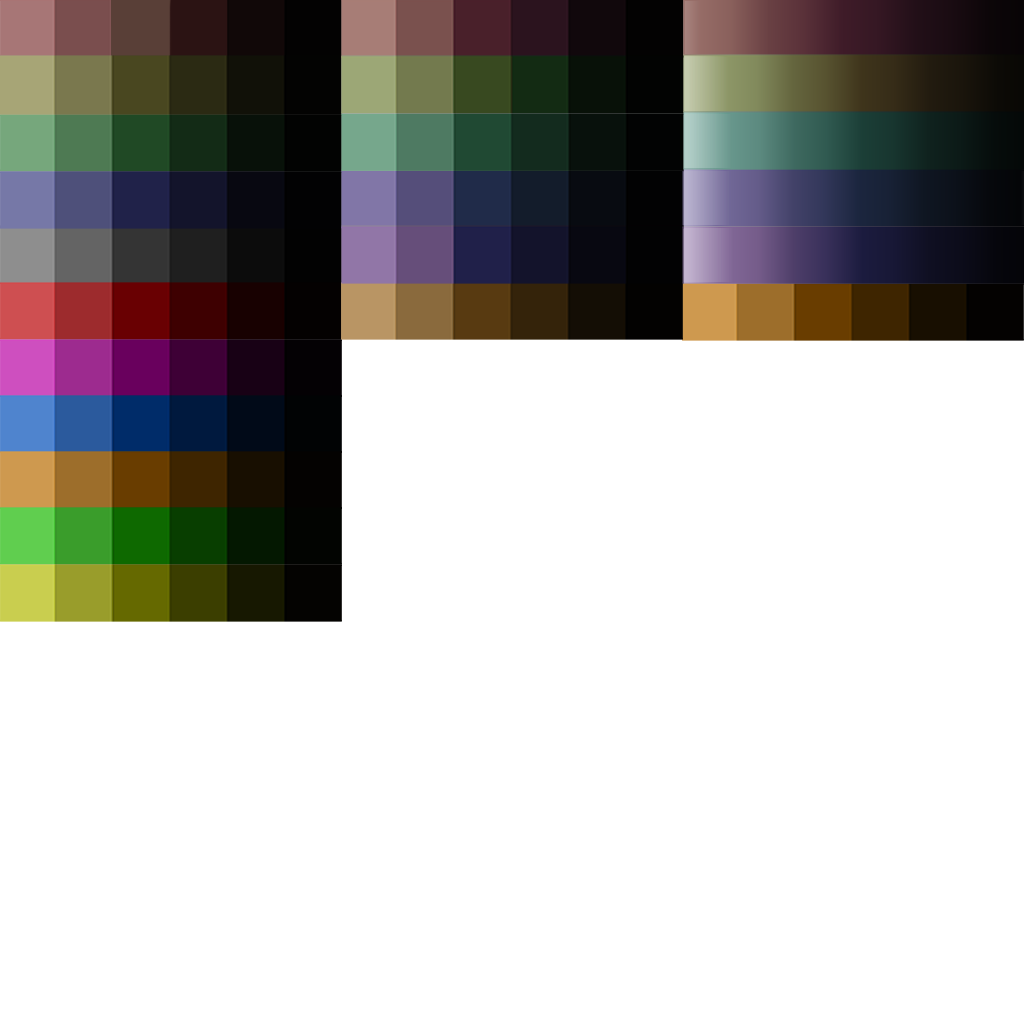
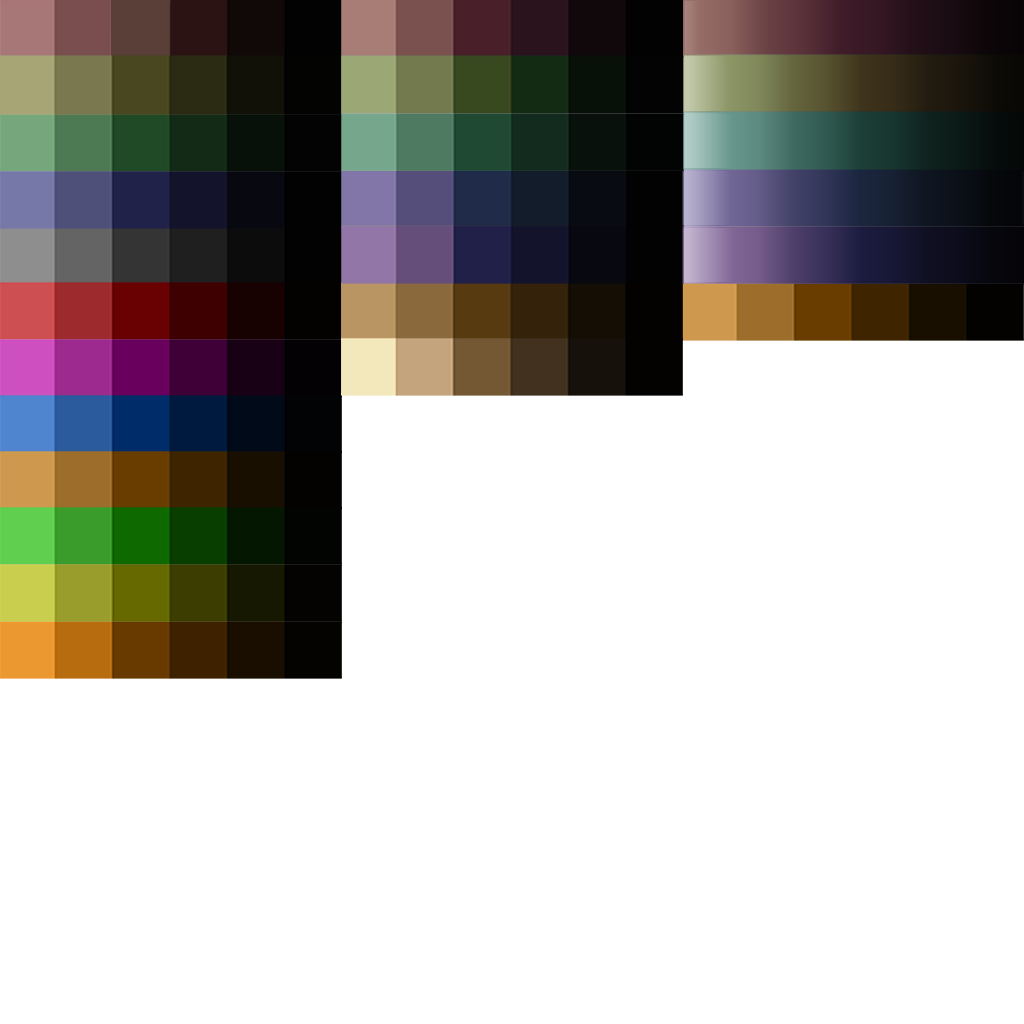
Layers edited between the first and the second 1024x1024 image:
added layer "Layer 1 copy 21" (2nd of 3) above "Layer 1 copy 21" over [341, 338, 683, 396]
added layer "Layer 1 copy 15" (1st of 2) above "Layer 1 copy 15" over [0, 621, 342, 679]
